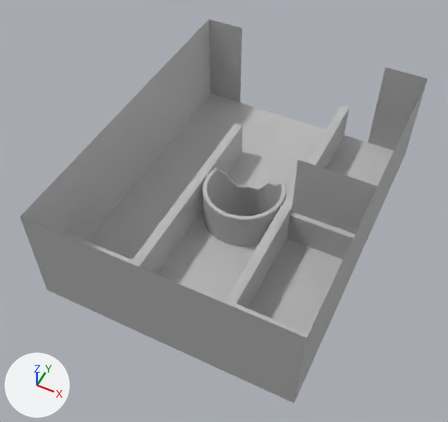
One commit to the FBX model My project Yungay/Assets/FBX/Level3/cuarto_3_catacumbas.fbx: the scene before it, then after it.
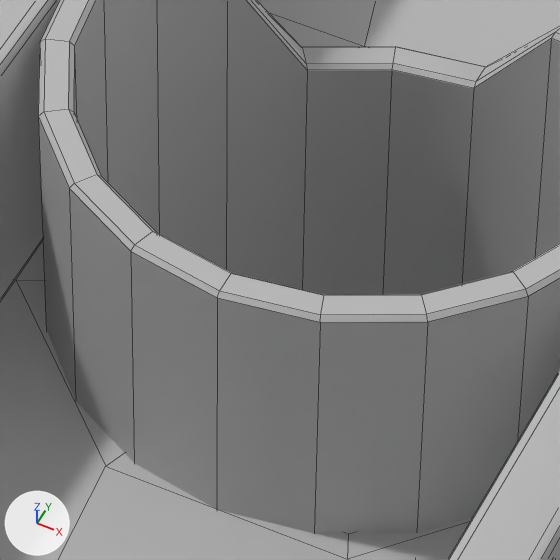
Old and new are each drawn whole from a 50 mm camera at (-23.52, -17.54, 5.17) aimed at (-28.09, -8.4, -6.26) and again close up on the part from 44% to 60% of the width and 42% to 59% of the height. Every picture has the same lights, and +X, +Y and +Z are marked at lower left. The close-ups show mesh edges as thin lines. Where no turn or scale is listed for an object, it has been applied to the vertices.
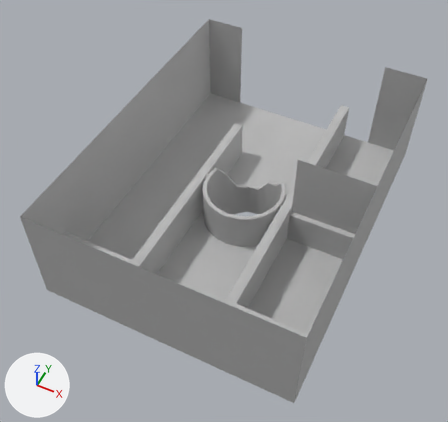
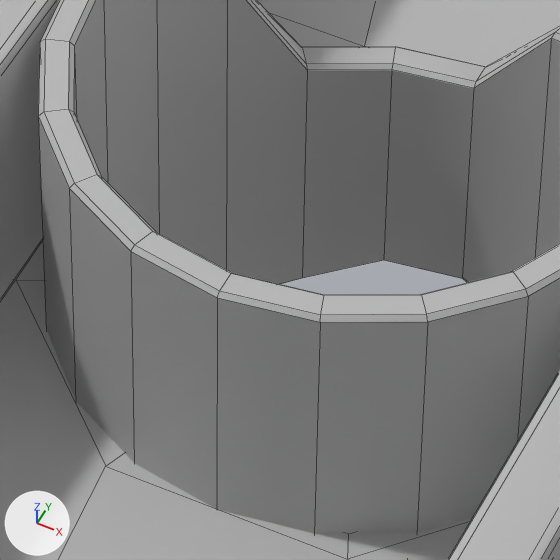
Patch to the scene script:
```diff
--- a/My project Yungay/Assets/FBX/Level3/cuarto_3_catacumbas.fbx.py
+++ b/My project Yungay/Assets/FBX/Level3/cuarto_3_catacumbas.fbx.py
@@ me_mesh_003 @@
 me_mesh_003.from_pydata(...)  # 160 vertices, 160 faces; spans x -1.0..1.0, y -1.0..1.0, z -2.0..1.0
 # used by ob_pcylinder1; location = (-27.678, -8.151, -6.471)
+# me_mesh_003 part 1: all 80 vertices in x -1.0..1.0, y -1.0..1.0, z -2.0..-1.66 are moved by (0.0, 0.0, 1.05)
 me_mesh_003.materials.append(mat_lambert1)
```

Pixel boxes [x1, y1, x2, y2] of what changed, in the close-ups (560 x 560 px; the box of a moved part takes in the faces that stretch with it):
part 1 of me_mesh_003, moved or reshaped
    both: [101, 0, 487, 534]
'pPlane2', unchanged, covered by the edit
    before: [0, 0, 560, 560]
'pPlane17', unchanged, uncovered by the edit
    after: [0, 0, 560, 560]
